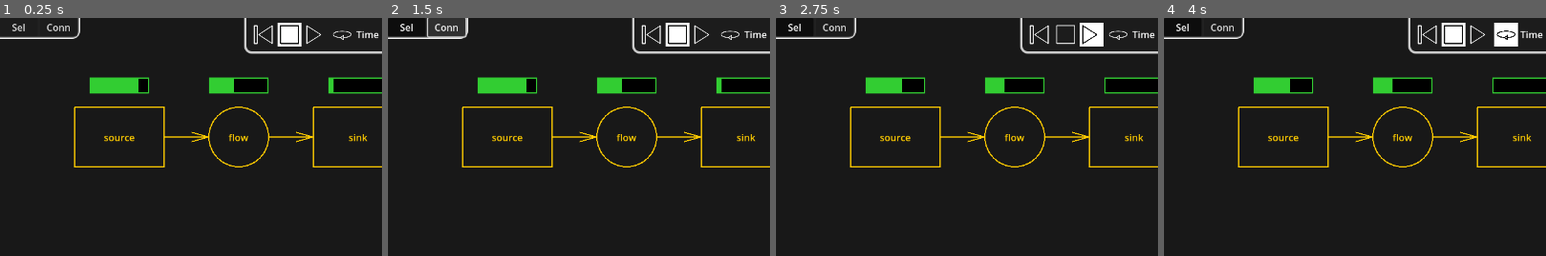
Above: before the commit, frames 1-4 (left to right).
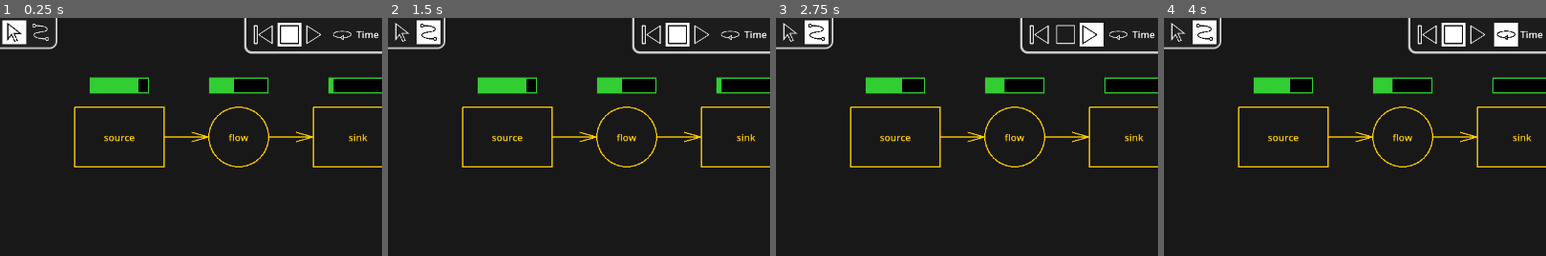
Above: after the commit, the same moments.

Repository: radomirbosak/poietic-playground
Game: Godot game, scene res://main.tscn
Two runs of this game, one before a commit and one after it. Both use one fixed random seed, a clock stepped at 60 frames per second and the inputs below.
Inputs (mouse positions are % of the whole screen's width and height, from its top left; square brackets give the same spot before the commit, where the layout moved):
- Up to frame 1 (0.25 s): no input
- Up to frame 2 (1.5 s): click (2, 3) [2, 2] at 0.5 s; click (5, 3) [8, 2] at 1.25 s
- Up to frame 3 (2.75 s): click (41, 4) at 2 s
- Up to frame 4 (4 s): click (38, 4) at 2.75 s; click (45, 4) at 3.5 s
The pictures show only the part of the screen within x 0-50%, y 0-50%; the shares and areas given below are measured in that part.

The runs differ from the first frame. In frame 1, 1.2% of the frame differs, in the area x 0-21%, y 0-14%; in frame 2, 1.3%; in frame 3, 1.3%; in frame 4, 1.3%.

Commit message:
Use icons in toolbar
- added select and connect icons
- modified toolbar to use IconButton

Diff:
--- a/gui/tool_bar.gd
+++ b/gui/tool_bar.gd
@@ -1,21 +1,23 @@
 class_name ToolBar extends PanelContainer
 
-@onready var selection_tool_button: Button = $HBoxContainer/SelectionToolButton
-@onready var connection_tool_button: Button = $HBoxContainer/ConnectToolButton
+@onready var selection_tool_button: IconButton = %SelectionToolButton
+@onready var connection_tool_button: IconButton = %ConnectToolButton
 
 func _ready():
 	Global.tool_changed.connect(_on_tool_changed)
-	print("HERE: ", selection_tool_button)
+	Global.change_tool(Global.selection_tool)
 
 func _on_tool_changed(tool: CanvasTool):
 	if tool is SelectionTool:
-		selection_tool_button.button_pressed = true
-		connection_tool_button.button_pressed = false
-	elif tool is SelectionTool:
-		selection_tool_button.button_pressed = false
-		connection_tool_button.button_pressed = true
+		selection_tool_button.set_pressed_no_signal(true)
+		connection_tool_button.set_pressed_no_signal(false)
+	elif tool is ConnectTool:
+		selection_tool_button.set_pressed_no_signal(false)
+		connection_tool_button.set_pressed_no_signal(true)
 	else:
 		push_error("Unknown tool: ", tool)
+	selection_tool_button.update_shader()
+	connection_tool_button.update_shader()
 
 func _on_selection_tool_button_pressed():
 	Global.change_tool(Global.selection_tool)
--- a/gui/tool_bar.tscn
+++ b/gui/tool_bar.tscn
@@ -1,6 +1,9 @@
-[gd_scene load_steps=3 format=3 uid="uid://l7uejktm712d"]
+[gd_scene load_steps=7 format=3 uid="uid://l7uejktm712d"]
 
 [ext_resource type="Script" path="res://gui/tool_bar.gd" id="1_kmcp4"]
+[ext_resource type="Texture2D" uid="uid://d3lh7s2qhh7wv" path="res://resources/icons/select.svg" id="2_nolyo"]
+[ext_resource type="Script" path="res://gui/icon_button.gd" id="3_6uy1u"]
+[ext_resource type="Texture2D" uid="uid://bgi3rqbp27e8u" path="res://resources/icons/connect.svg" id="4_agou2"]
 
 [sub_resource type="StyleBoxFlat" id="StyleBoxFlat_2vh0h"]
 bg_color = Color(0.130208, 0.130208, 0.130208, 1)
@@ -10,31 +13,52 @@
 border_blend = true
 corner_radius_bottom_right = 12
 
+[sub_resource type="ButtonGroup" id="ButtonGroup_phf6a"]
+
 [node name="ToolBar" type="PanelContainer"]
 anchors_preset = 15
 anchor_right = 1.0
 anchor_bottom = 1.0
-offset_right = -1130.0
-offset_bottom = -760.0
+offset_right = -1184.0
+offset_bottom = -748.0
 grow_horizontal = 2
 grow_vertical = 2
 theme_override_styles/panel = SubResource("StyleBoxFlat_2vh0h")
 script = ExtResource("1_kmcp4")
 
-[node name="HBoxContainer" type="HBoxContainer" parent="."]
+[node name="MarginContainer" type="MarginContainer" parent="."]
+layout_mode = 2
+theme_override_constants/margin_left = 4
+theme_override_constants/margin_top = 4
+theme_override_constants/margin_right = 4
+theme_override_constants/margin_bottom = 4
+
+[node name="HBoxContainer" type="HBoxContainer" parent="MarginContainer"]
 layout_mode = 2
 
-[node name="SelectionToolButton" type="Button" parent="HBoxContainer"]
-custom_minimum_size = Vector2(20, 20)
+[node name="SelectionToolButton" type="TextureButton" parent="MarginContainer/HBoxContainer"]
+unique_name_in_owner = true
+custom_minimum_size = Vector2(40, 40)
 layout_mode = 2
 size_flags_horizontal = 3
 toggle_mode = true
-text = "Sel"
+button_group = SubResource("ButtonGroup_phf6a")
+texture_normal = ExtResource("2_nolyo")
+ignore_texture_size = true
+stretch_mode = 5
+script = ExtResource("3_6uy1u")
 
-[node name="ConnectToolButton" type="Button" parent="HBoxContainer"]
+[node name="ConnectToolButton" type="TextureButton" parent="MarginContainer/HBoxContainer"]
+unique_name_in_owner = true
+custom_minimum_size = Vector2(40, 40)
 layout_mode = 2
 size_flags_horizontal = 3
-text = "Conn"
+toggle_mode = true
+button_group = SubResource("ButtonGroup_phf6a")
+texture_normal = ExtResource("4_agou2")
+ignore_texture_size = true
+stretch_mode = 5
+script = ExtResource("3_6uy1u")
 
-[connection signal="pressed" from="HBoxContainer/SelectionToolButton" to="." method="_on_selection_tool_button_pressed"]
-[connection signal="pressed" from="HBoxContainer/ConnectToolButton" to="." method="_on_connect_tool_button_pressed"]
+[connection signal="pressed" from="MarginContainer/HBoxContainer/SelectionToolButton" to="." method="_on_selection_tool_button_pressed"]
+[connection signal="pressed" from="MarginContainer/HBoxContainer/ConnectToolButton" to="." method="_on_connect_tool_button_pressed"]
--- a/main.tscn
+++ b/main.tscn
@@ -19,8 +19,8 @@
 anchors_preset = 0
 anchor_right = 0.0
 anchor_bottom = 0.0
-offset_right = 134.0
-offset_bottom = 35.0
+offset_right = 96.0
+offset_bottom = 52.0
 grow_horizontal = 1
 grow_vertical = 1
 
--- /dev/null
+++ b/resources/icons/connect.svg
@@ -0,0 +1,73 @@
+<?xml version="1.0" encoding="UTF-8" standalone="no"?>
+<svg
+   version="1.1"
+   viewBox="127 319 128 128"
+   width="128"
+   height="128"
+   id="svg17"
+   xmlns="http://www.w3.org/2000/svg"
+   xmlns:svg="http://www.w3.org/2000/svg"
+   xmlns:rdf="http://www.w3.org/1999/02/22-rdf-syntax-ns#"
+   xmlns:cc="http://creativecommons.org/ns#"
+   xmlns:dc="http://purl.org/dc/elements/1.1/">
+  <title
+     id="title17">Poietic Playground UI Icons</title>
+  <defs
+     id="defs1" />
+  <metadata
+     id="metadata17">
+    <rdf:RDF>
+      <cc:Work
+         rdf:about="">
+        <dc:title>Poietic Playground UI Icons</dc:title>
+        <dc:creator>
+          <cc:Agent>
+            <dc:title>Stefan Urbanek</dc:title>
+          </cc:Agent>
+        </dc:creator>
+        <cc:license
+           rdf:resource="http://creativecommons.org/licenses/by-sa/4.0/" />
+      </cc:Work>
+      <cc:License
+         rdf:about="http://creativecommons.org/licenses/by-sa/4.0/">
+        <cc:permits
+           rdf:resource="http://creativecommons.org/ns#Reproduction" />
+        <cc:permits
+           rdf:resource="http://creativecommons.org/ns#Distribution" />
+        <cc:requires
+           rdf:resource="http://creativecommons.org/ns#Notice" />
+        <cc:requires
+           rdf:resource="http://creativecommons.org/ns#Attribution" />
+        <cc:permits
+           rdf:resource="http://creativecommons.org/ns#DerivativeWorks" />
+        <cc:requires
+           rdf:resource="http://creativecommons.org/ns#ShareAlike" />
+      </cc:License>
+    </rdf:RDF>
+  </metadata>
+  <g
+     id="layer2"
+     transform="translate(-16,-176)">
+    <g
+       id="Graphic_28"
+       transform="translate(-145,19.8)"
+       style="stroke-width:4">
+      <rect
+         x="303"
+         y="495"
+         width="128"
+         height="128"
+         stroke="white"
+         stroke-linecap="round"
+         stroke-linejoin="round"
+         stroke-width="1"
+         id="rect15-6-8-3"
+         style="fill:none;fill-opacity:0.67451;stroke:none;stroke-width:4;stroke-opacity:1"
+         transform="translate(-15,-19.8)" />
+      <path
+         id="path11"
+         style="fill:none;stroke:white;stroke-width:4;stroke-linecap:round;stroke-linejoin:round;stroke-opacity:0.990196;paint-order:fill markers stroke"
+         d="m 326,503.7 c 0,0 61,-1.30548 61,19.00149 0,20.30698 -70,10.14845 -70,31.07348 C 317,574.7 378,574.7 378,574.7 v 0 m 17,0 a 8,8 0 0 1 -8,8 8,8 0 0 1 -8,-8 8,8 0 0 1 8,-8 8,8 0 0 1 8,8 z m -70,-71 a 8,8 0 0 1 -8,8 8,8 0 0 1 -8,-8 8,8 0 0 1 8,-8 8,8 0 0 1 8,8 z" />
+    </g>
+  </g>
+</svg>
--- /dev/null
+++ b/resources/icons/select.svg
@@ -0,0 +1,74 @@
+<?xml version="1.0" encoding="UTF-8" standalone="no"?>
+<svg
+   version="1.1"
+   viewBox="127 319 128 128"
+   width="128"
+   height="128"
+   id="svg17"
+   xmlns="http://www.w3.org/2000/svg"
+   xmlns:svg="http://www.w3.org/2000/svg"
+   xmlns:rdf="http://www.w3.org/1999/02/22-rdf-syntax-ns#"
+   xmlns:cc="http://creativecommons.org/ns#"
+   xmlns:dc="http://purl.org/dc/elements/1.1/">
+  <title
+     id="title17">Poietic Playground UI Icons</title>
+  <defs
+     id="defs1" />
+  <metadata
+     id="metadata17">
+    <rdf:RDF>
+      <cc:Work
+         rdf:about="">
+        <dc:title>Poietic Playground UI Icons</dc:title>
+        <dc:creator>
+          <cc:Agent>
+            <dc:title>Stefan Urbanek</dc:title>
+          </cc:Agent>
+        </dc:creator>
+        <cc:license
+           rdf:resource="http://creativecommons.org/licenses/by-sa/4.0/" />
+      </cc:Work>
+      <cc:License
+         rdf:about="http://creativecommons.org/licenses/by-sa/4.0/">
+        <cc:permits
+           rdf:resource="http://creativecommons.org/ns#Reproduction" />
+        <cc:permits
+           rdf:resource="http://creativecommons.org/ns#Distribution" />
+        <cc:requires
+           rdf:resource="http://creativecommons.org/ns#Notice" />
+        <cc:requires
+           rdf:resource="http://creativecommons.org/ns#Attribution" />
+        <cc:permits
+           rdf:resource="http://creativecommons.org/ns#DerivativeWorks" />
+        <cc:requires
+           rdf:resource="http://creativecommons.org/ns#ShareAlike" />
+      </cc:License>
+    </rdf:RDF>
+  </metadata>
+  <g
+     id="layer2"
+     transform="translate(-16,-16)">
+    <g
+       id="Graphic_22"
+       transform="translate(12,-144)"
+       style="stroke-width:4">
+      <rect
+         x="143"
+         y="495"
+         width="128"
+         height="128"
+         stroke="white"
+         stroke-linecap="round"
+         stroke-linejoin="round"
+         stroke-width="1"
+         id="rect15-6-8-16"
+         style="fill:none;fill-opacity:0.67451;stroke:none;stroke-width:4;stroke-opacity:1"
+         transform="translate(-12,-16)" />
+      <path
+         d="M 197.32,592 179.92,554.56 160,582.4 V 496 l 67.2,52.8 h -34.08 l 17.28,37.08 z"
+         fill="white"
+         id="path3"
+         style="fill:none;stroke:white;stroke-width:4" />
+    </g>
+  </g>
+</svg>
